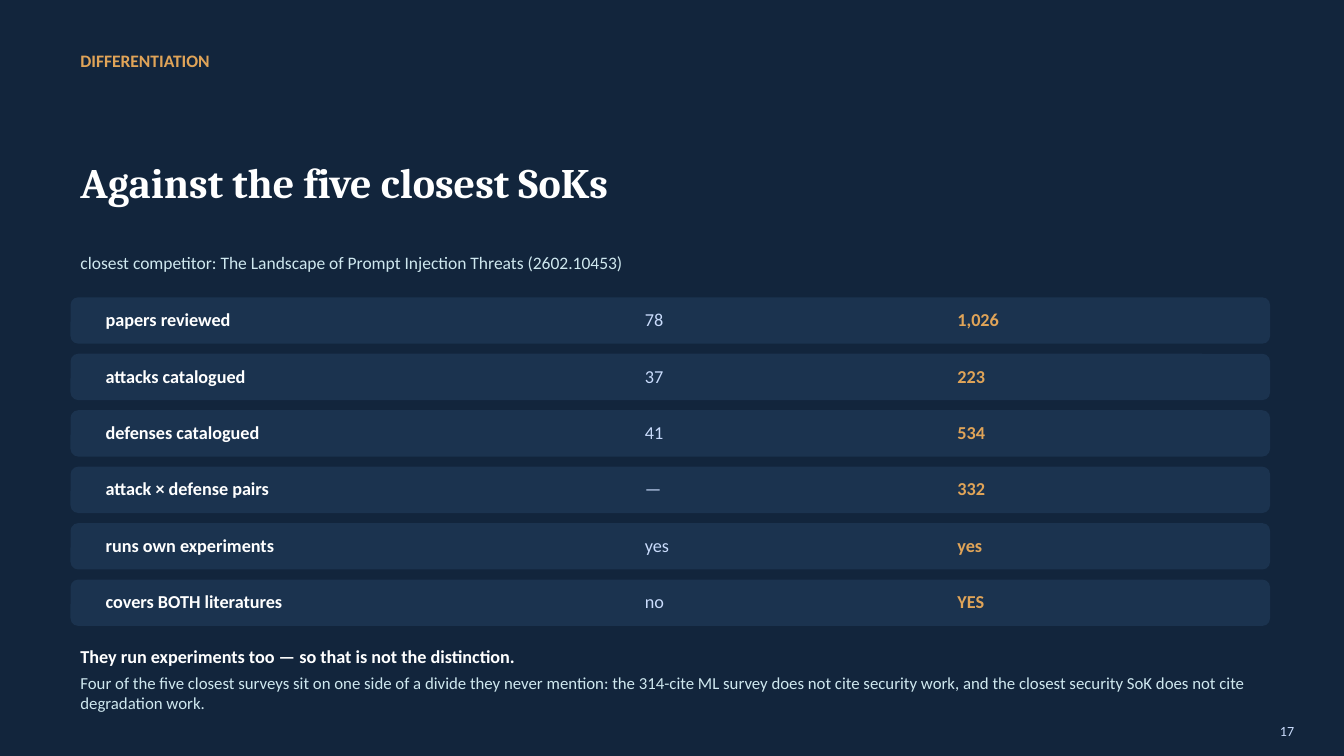
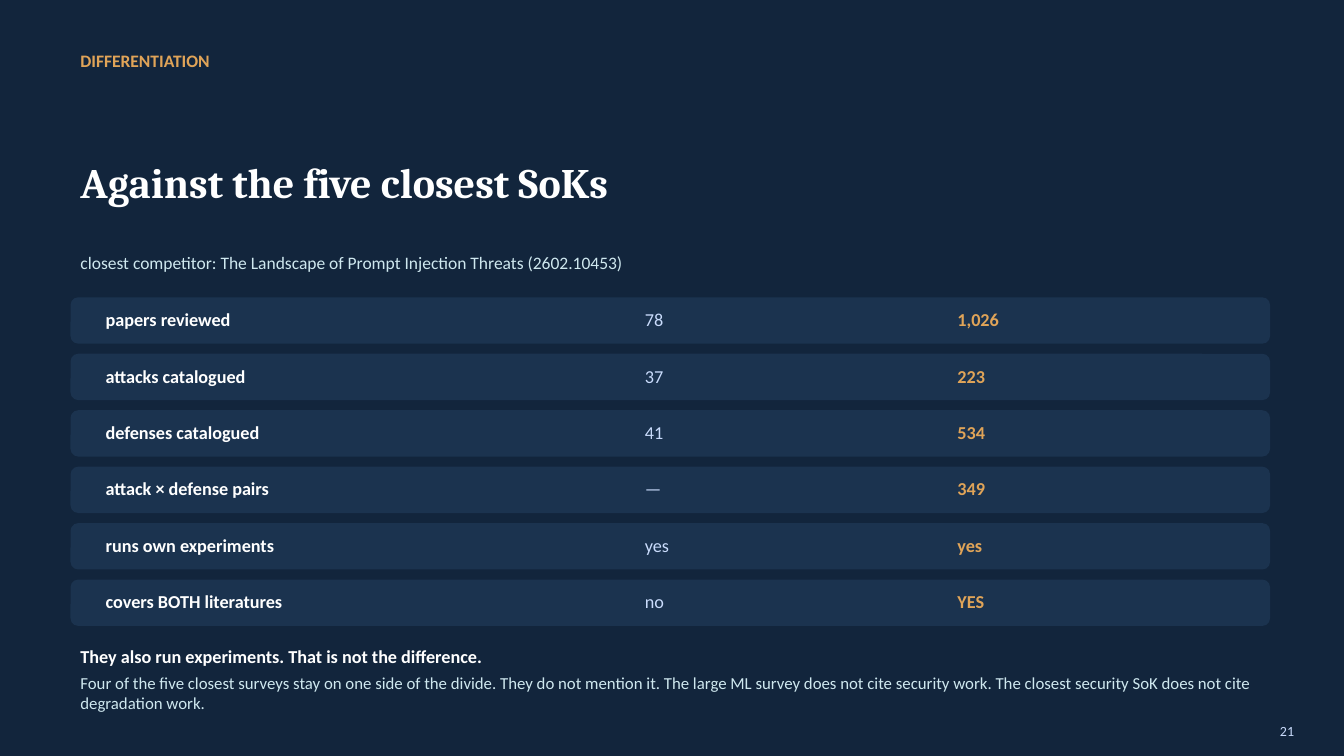
Before and after one commit to Nyamtulla/context_poison, a slide deck: slide 21 of context_sok_results_presentation.pptx (slide 17 before the commit). Drawn at 1344x756 pixels with LibreOffice and Linux fonts; fonts in the diff are those of the drawing. Boxes give left, top, right and bottom in pixels: in the first picture for what was removed or moved away, otherwise in the second. Text is boxed around its words. In the diff, an @@ line names an element or a change of style, - is before the commit and + after.

```diff
--- a/context_sok_results_presentation.pptx
+++ b/context_sok_results_presentation.pptx
@@ text at (957,483,985,495): text changed @@
-332
+349
@@ text at (80,650,1250,712): text changed @@
-They run experiments too — so that is not the distinction.
-Four of the five closest surveys sit on one side of a divide they never mention: the 314-cite ML survey does not cite security work, and the closest security SoK does not cite degradation work.
+They also run experiments. That is not the difference.
+Four of the five closest surveys stay on one side of the divide. They do not mention it. The large ML survey does not cite security work. The closest security SoK does not cite degradation work.
@@ text at (1280,727,1294,736): text changed @@
-17
+21
```
Also in this commit, not shown: 19 other slides changed, 4 slides added, 5 other files.
